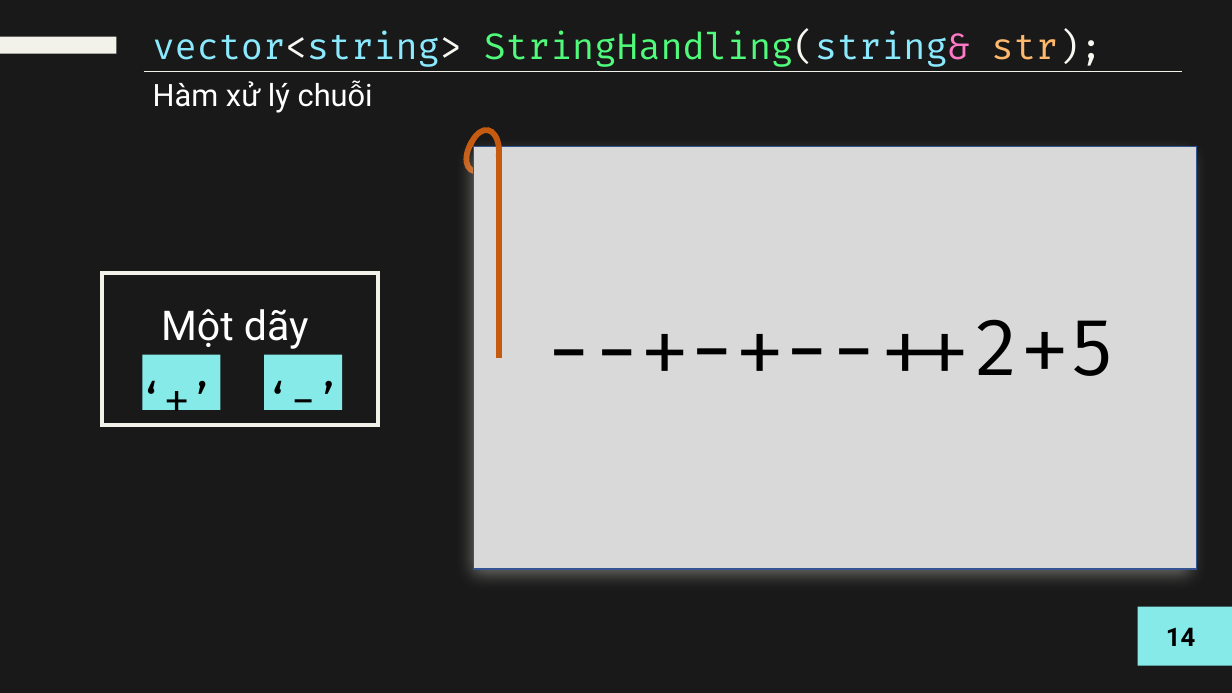
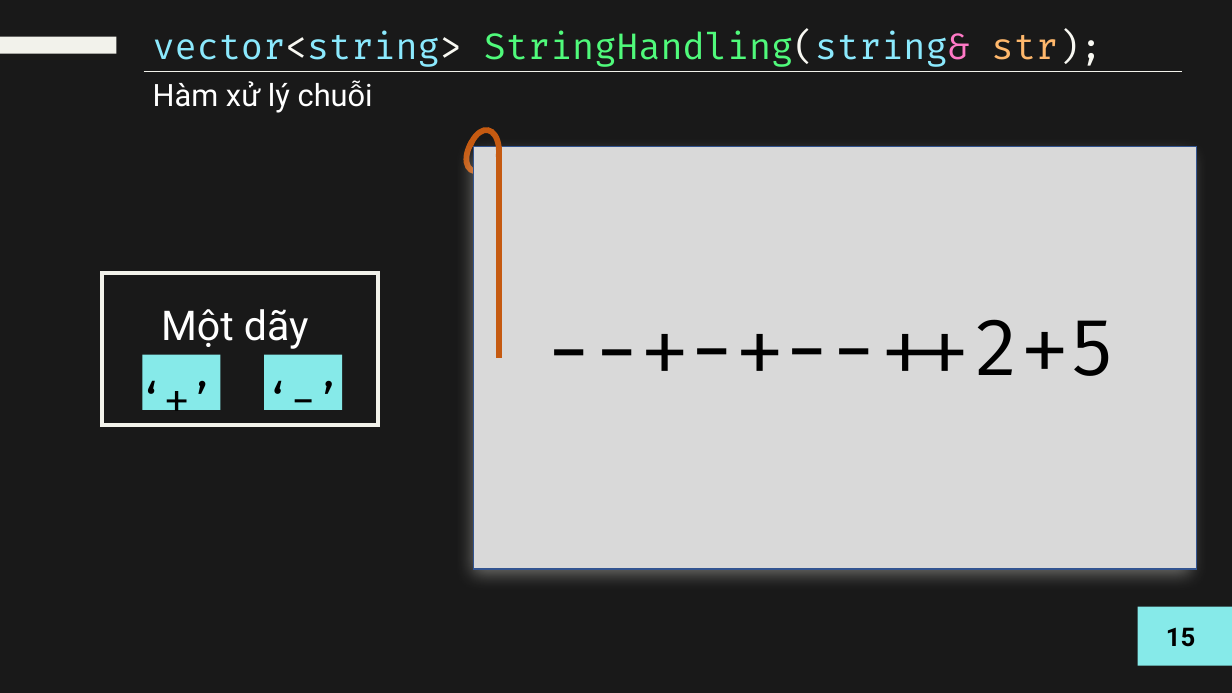
Before and after one commit to ngocson1042002/Project-OOP, a slide deck: slide 24 of Presentation-Bai2.pptx (slide 23 before the commit). Drawn at 1232x693 pixels with LibreOffice and Linux fonts; fonts in the diff are those of the drawing. Boxes give left, top, right and bottom in pixels: in the first picture for what was removed or moved away, otherwise in the second. Text is boxed around its words. In the diff, an @@ line names an element or a change of style, - is before the commit and + after.

```diff
--- a/Presentation-Bai2.pptx
+++ b/Presentation-Bai2.pptx
@@ text at box(1166, 627, 1195, 647): text changed @@
-14
+15
```
Also in this commit, not shown: 33 other slides changed, 1 slide added, 5 other files.
